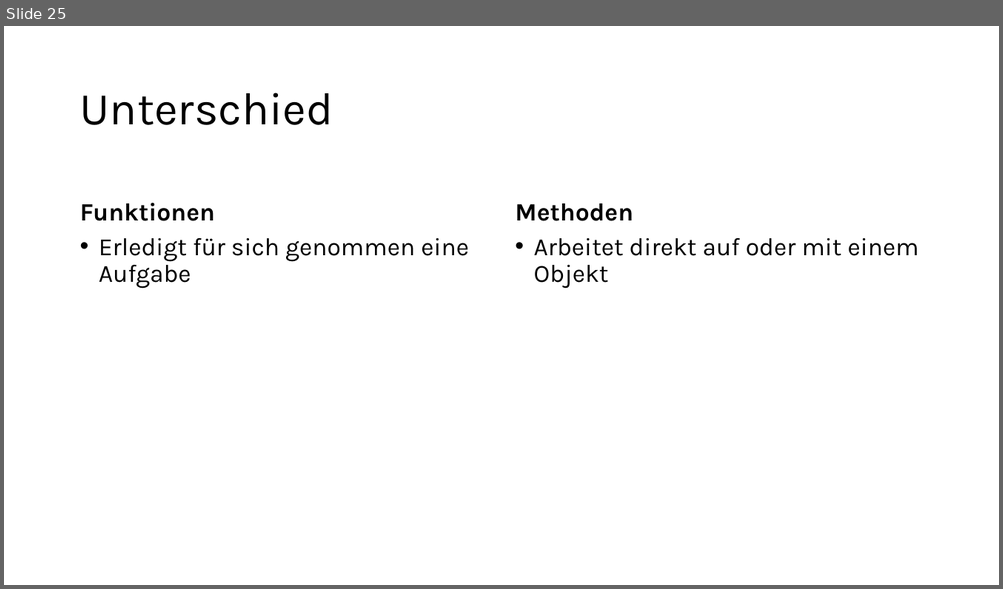
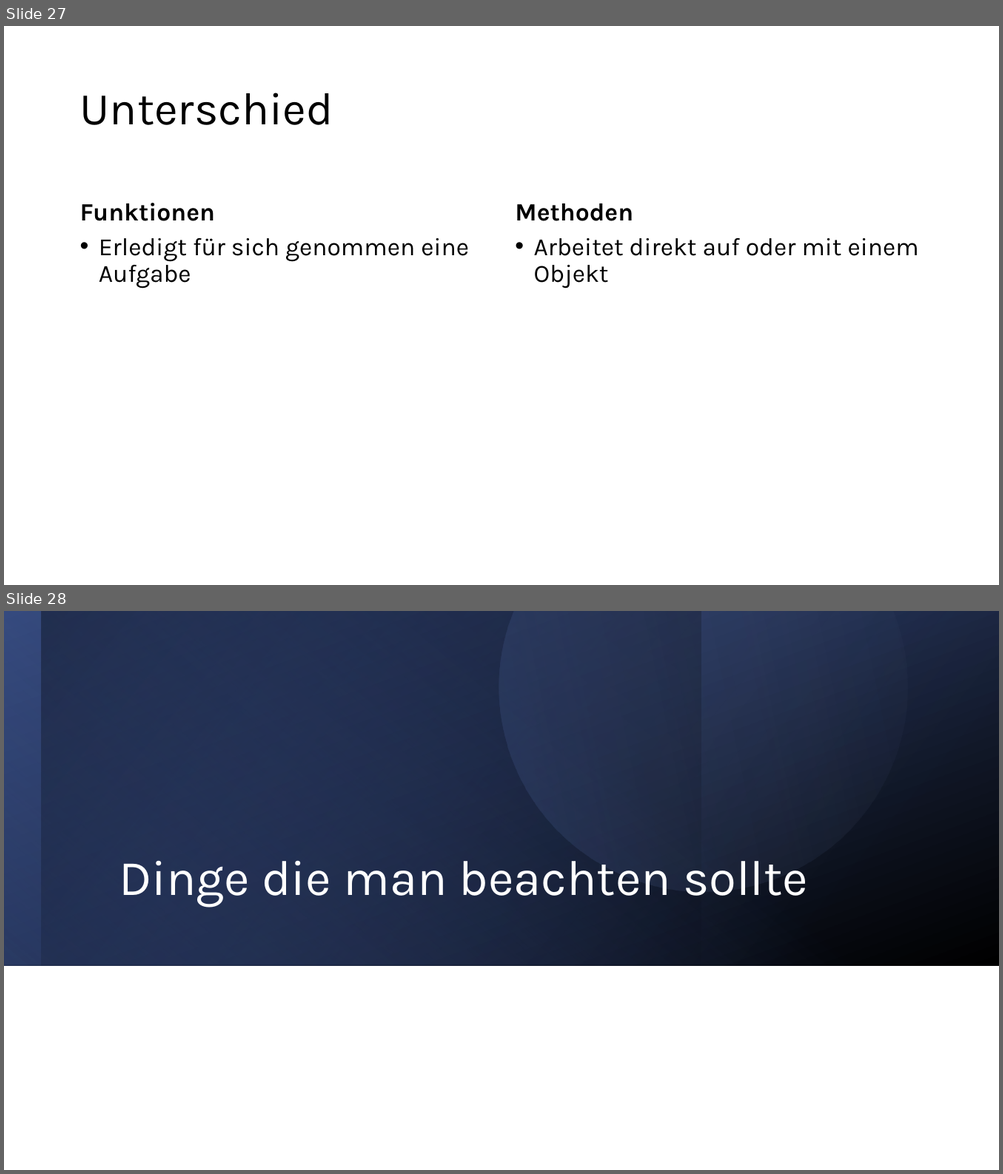
Before and after one commit to PaulaHummel/Programmieren-Einstieg_mit_Python, a slide deck: Python_Kursmaterial/Kurs_Präsentation.pptx. Shown one above the other, each under a label of ours: slide 25 before the commit, slides 27 and 28 after it. The pictures are 1003x589 and 1003x1174 pixels, drawn with LibreOffice and Linux fonts; fonts in the diff are those of the drawing. Boxes give left, top, right and bottom in pixels: in the first picture for what was removed or moved away, otherwise in the second. Text is boxed around its words. In the diff, an @@ line names an element or a change of style, - is before the commit and + after.

```diff
--- a/Python_Kursmaterial/Kurs_Präsentation.pptx
+++ b/Python_Kursmaterial/Kurs_Präsentation.pptx
@@ slide 28 added at bbox=[4, 611, 999, 1170], background #FFFFFF @@
@@ rectangle added at bbox=[4, 611, 999, 966], fill gradient #384C81 to #000000 @@
@@ rectangle added at bbox=[4, 611, 998, 965], fill gradient #4A66AC to #384C81 @@
@@ rectangle added at bbox=[4, 611, 701, 966], fill gradient #253356 to #000000 @@
@@ rectangle added at bbox=[40, 611, 999, 966], fill gradient #4A66AC to #000000 @@
@@ freeform shape added at bbox=[427, 611, 958, 964], fill gradient #4A66AC to #90A2CF @@
@@ title added at bbox=[119, 860, 808, 908], 48 pt, text #FFFFFF @@
+Dinge die man beachten sollte
@@ what was slide 25 is now slide 27 @@
```
Also in this commit, not shown: 1 slide changed, 3 other slides added, 2 other files.
